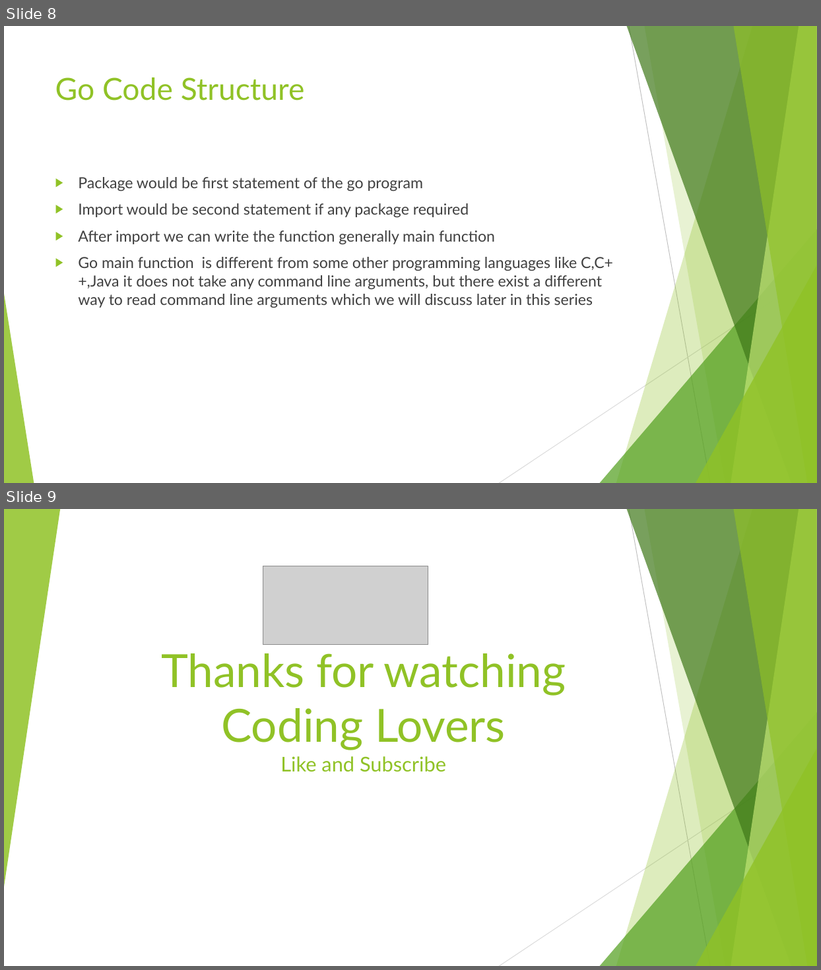
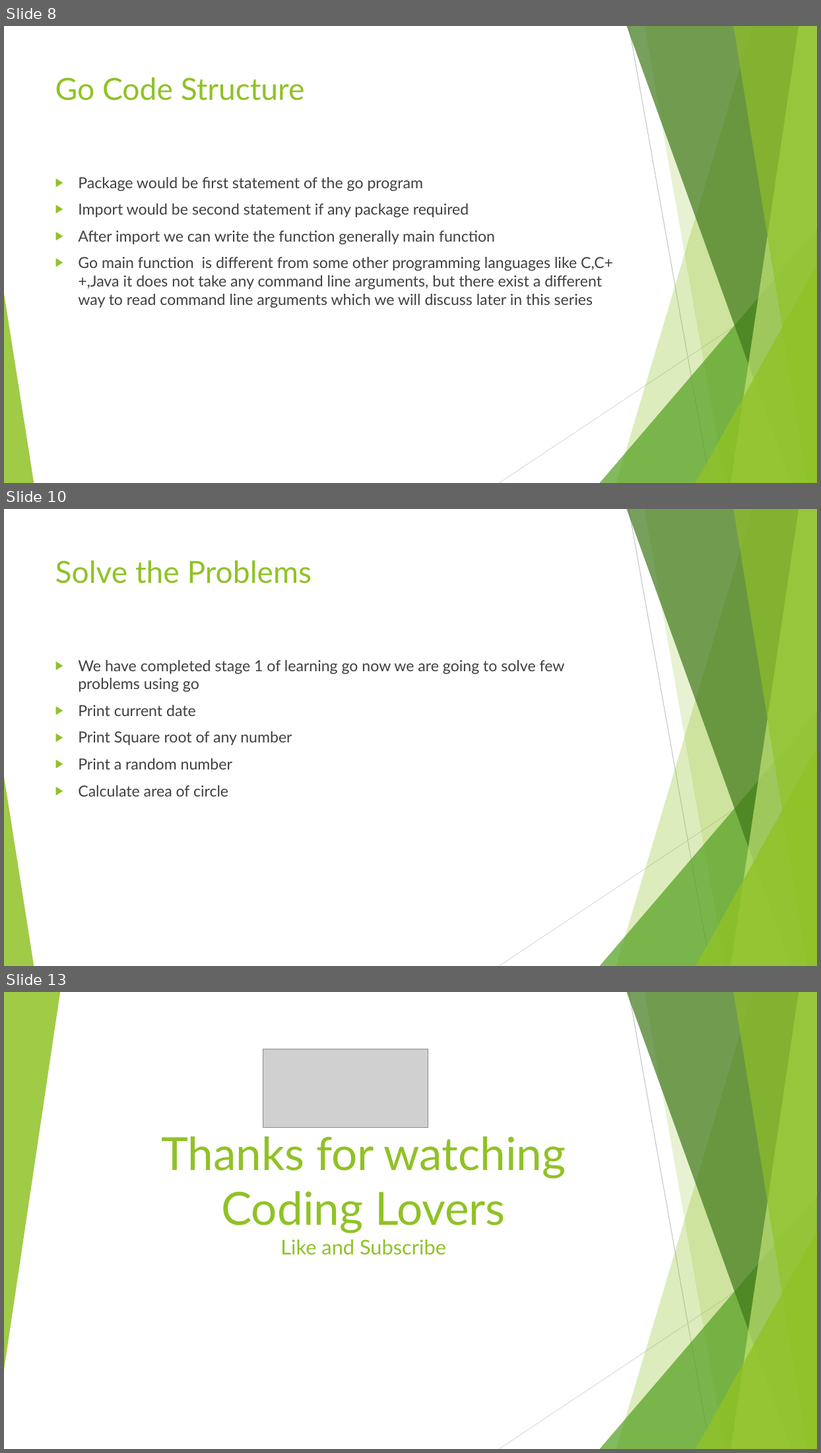
Before and after one commit to vivekdubeydeveloper/goquickstart, a slide deck: goquickstart.pptx. Shown one above the other, each under a label of ours: slides 8 and 9 before the commit, slides 8, 10 and 13 after it; the slides between them are not shown. The pictures are 821x970 and 821x1453 pixels, drawn with LibreOffice and Linux fonts; fonts in the diff are those of the drawing; grey boxes stand for pictures. Boxes give left, top, right and bottom in pixels: in the first picture for what was removed or moved away, otherwise in the second. Text is boxed around its words. In the diff, an @@ line names an element or a change of style, - is before the commit and + after.

```diff
--- a/goquickstart.pptx
+++ b/goquickstart.pptx
@@ slide 10 added at (4,509,817,966), background #FFFFFF; not listed: 10 template elements that a slide beside it also shows @@
@@ title added at (55,560,312,584), 36 pt, text #90C226 @@
+Solve the Problems
@@ text added at (78,660,565,797), 18 pt, text #404040 @@
+▶ We have completed stage 1 of learning go now we are going to solve few problems using go
+▶ Print current date
+▶ Print Square root of any number
+▶ Print a random number
+▶ Calculate area of circle
@@ what was slide 9 is now slide 13 @@
```
Also in this commit, not shown: 1 slide changed, 3 other slides added, 3 other files.
